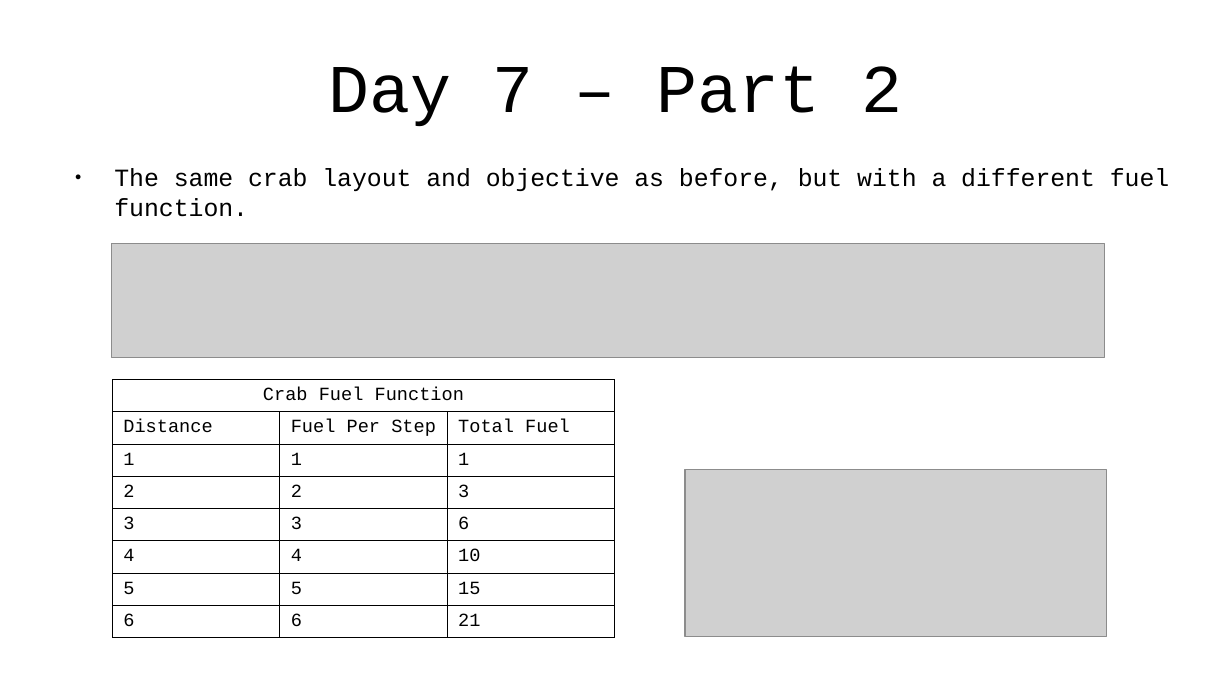
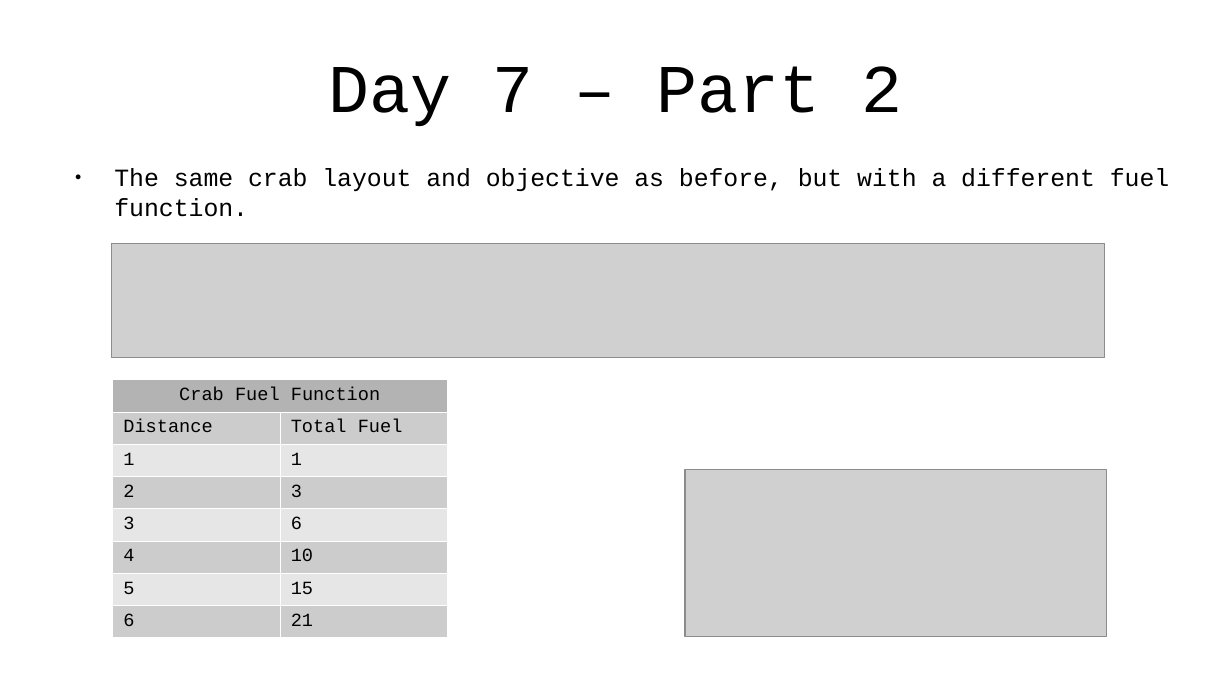
Before and after one commit to jlewis200/advent_of_code_21, a slide deck: slide 11 of aoc-cantina-time.odp. Drawn at 1232x693 pixels with LibreOffice and Linux fonts; fonts in the diff are those of the drawing; grey boxes stand for pictures. Boxes give left, top, right and bottom in pixels: in the first picture for what was removed or moved away, otherwise in the second. Text is boxed around its words. In the diff, an @@ line names an element or a change of style, - is before the commit and + after.

```diff
--- a/aoc-cantina-time.odp
+++ b/aoc-cantina-time.odp
@@ table at [113, 380, 448, 641] @@
-column 2:  | Fuel Per Step | 1 | 2 | 3 | 4 | 5 | 6
@@ table: place and size @@
-table at [113, 380, 616, 641]
+table at [113, 380, 448, 641]
```
Also in this commit, not shown: 7 other slides changed, 7 slides added, 1 slide removed, 3 other files.
